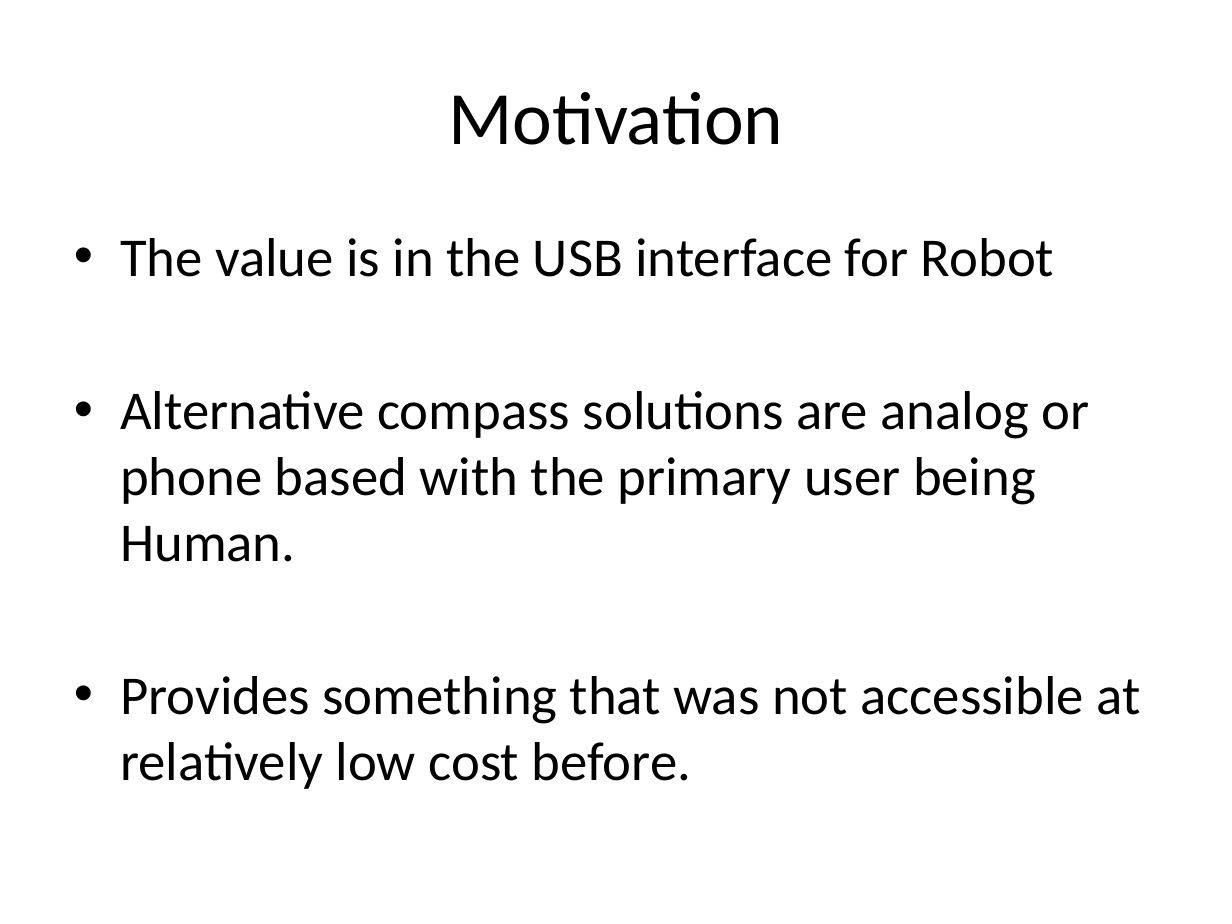
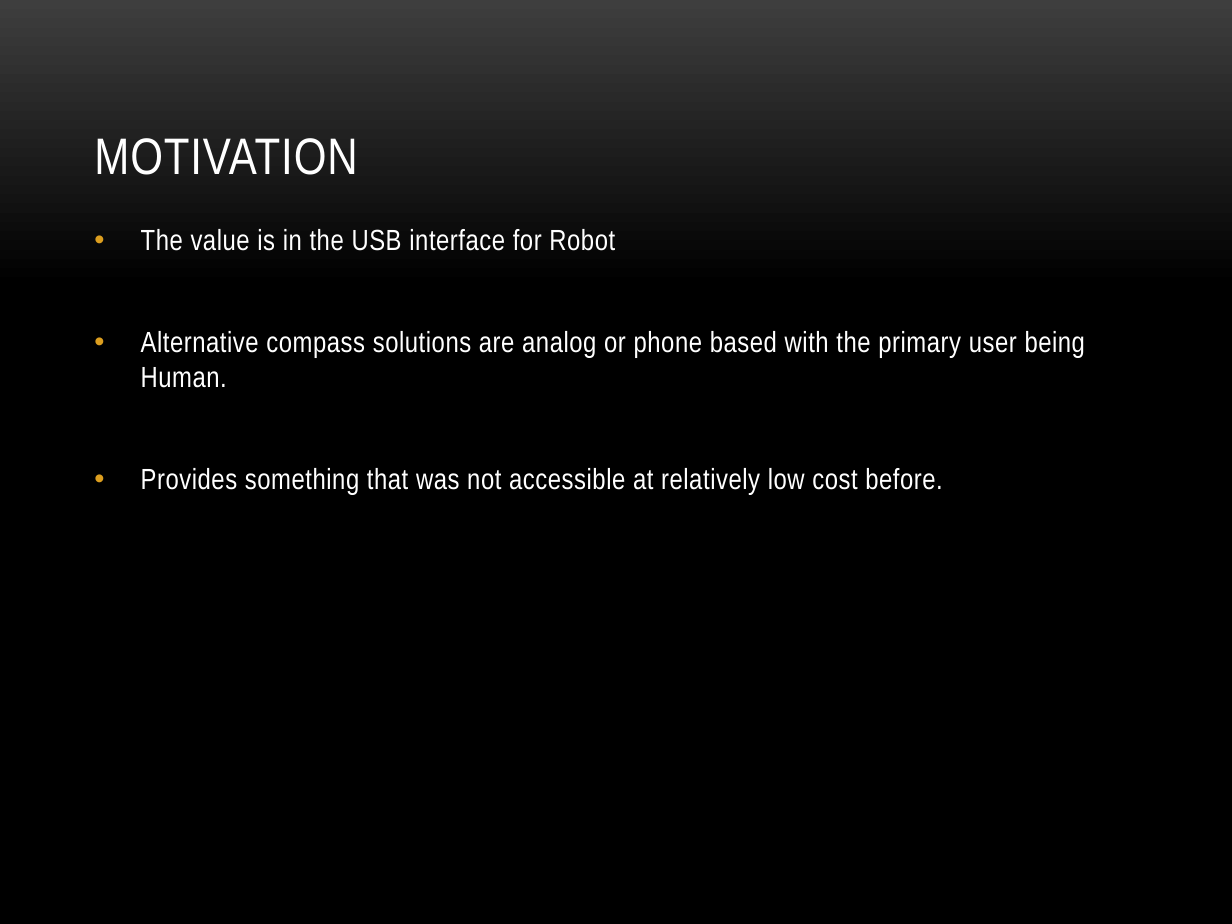
Before and after one commit to dosferatu/electronic-compass, a slide deck: slide 3 of Documentation/Project Documentation/Project Presentation.pptx. Drawn at 1232x924 pixels with LibreOffice and Linux fonts; fonts in the diff are those of the drawing; background and template pictures are left out. Boxes give left, top, right and bottom in pixels: in the first picture for what was removed or moved away, otherwise in the second. Text is boxed around its words. In the diff, an @@ line names an element or a change of style, - is before the commit and + after.

```diff
--- a/Documentation/Project Documentation/Project Presentation.pptx
+++ b/Documentation/Project Documentation/Project Presentation.pptx
@@ background #FFFFFF to picture (left out) @@
@@ title "MOTIVATION" at [94, 138, 357, 175]: vertical alignment middle to bottom @@
@@ title at [94, 138, 357, 175]: text changed; size 44 to 30 pt; font Calibri to Arial Narrow; text colour #000000 to #FFFFFF @@
-Motivation
+MOTIVATION
@@ text "The value is in the ...": place and size @@
-text "The value is in the ..." at [120, 238, 1140, 789]
+text "The value is in the ..." at [141, 229, 1086, 495]
@@ text "The value is in the ..." at [141, 229, 1086, 495]: size 32 to 17 pt, font Calibri to Arial Narrow, text colour #000000 to #FFFFFF, letter spacing 0 to 0.3 pt; more space between paragraphs @@
```
Also in this commit, not shown: 24 other slides changed, 2 slides added, 1 slide removed, 2 other files.
